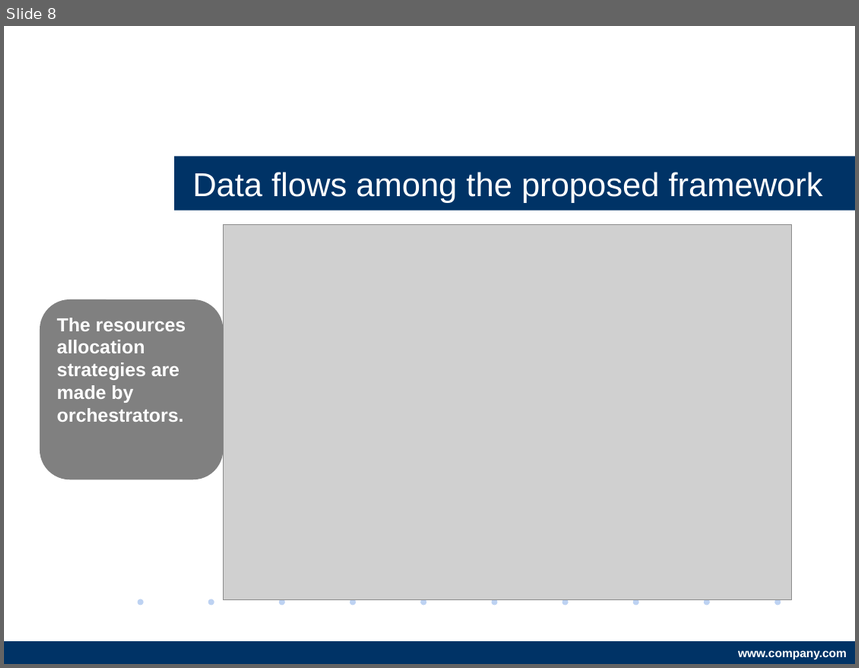
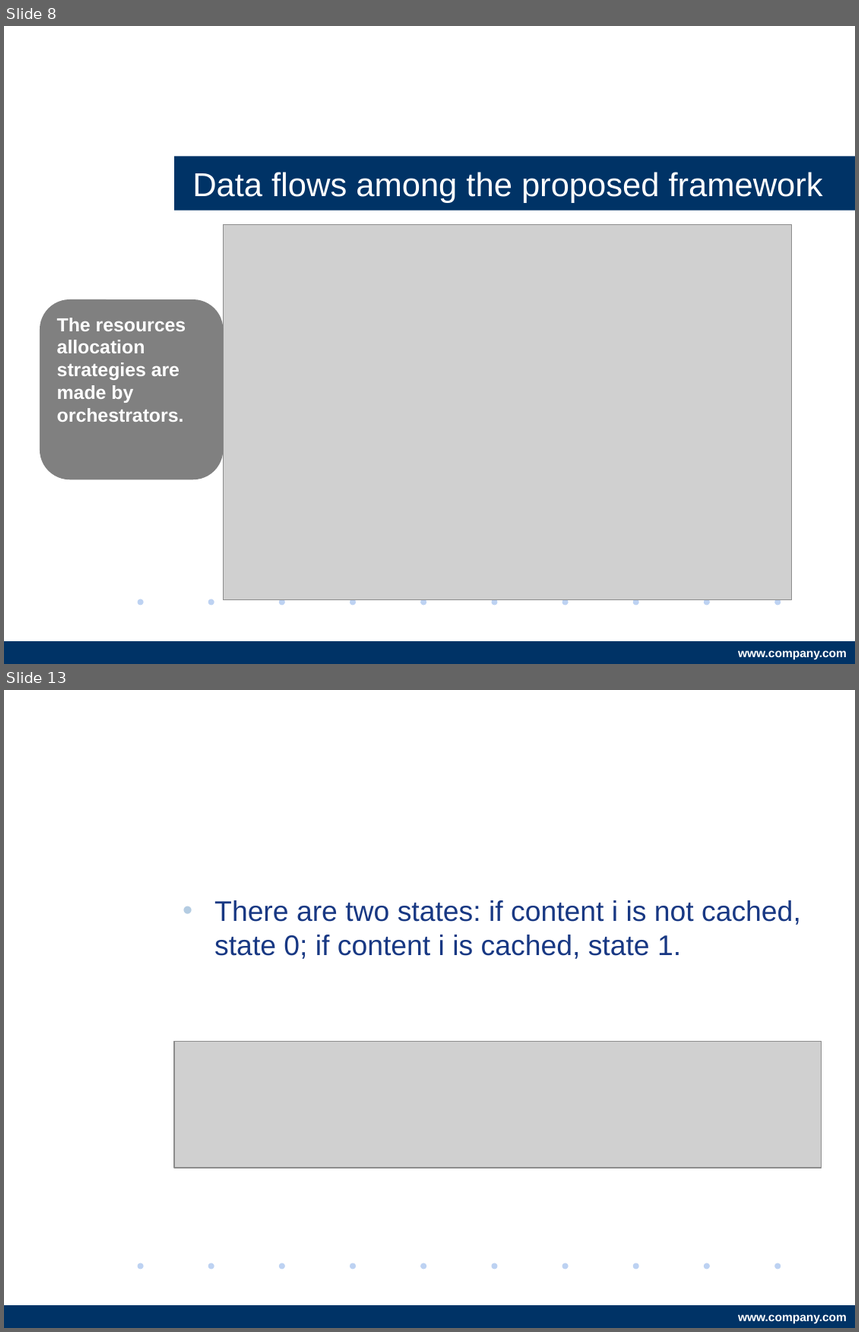
Before and after one commit to s1042992/Presentation_hscc, a slide deck: Deep Q-Learning Aided Networking, Caching, and Computing Resources Allocation in Software-Defined Satellite-Terrestrial Networks.pptx. Shown one above the other, each under a label of ours: slide 8 before the commit, slides 8 and 13 after it; the slides between them are not shown. The pictures are 859x668 and 859x1332 pixels, drawn with LibreOffice and Linux fonts; fonts in the diff are those of the drawing; grey boxes stand for pictures; background and template pictures are left out. Boxes give left, top, right and bottom in pixels: in the first picture for what was removed or moved away, otherwise in the second. Text is boxed around its words. In the diff, an @@ line names an element or a change of style, - is before the commit and + after.

```diff
--- a/Deep Q-Learning Aided Networking, Caching, and Computing Resources Allocation in Software-Defined Satellite-Terrestrial Networks.pptx
+++ b/Deep Q-Learning Aided Networking, Caching, and Computing Resources Allocation in Software-Defined Satellite-Terrestrial Networks.pptx
@@ slide 13 added at (4, 690, 855, 1328), background #FFFFFF; not listed: 12 template elements that a slide beside it also shows @@
@@ text added at (215, 901, 801, 959), 24 pt, text #183883 @@
+• There are two states: if content i is not cached, state 0; if content i is cached, state 1.
@@ picture added at (174, 1042, 822, 1168) @@
```
Also in this commit, not shown: 1 slide changed, 12 other slides added.
